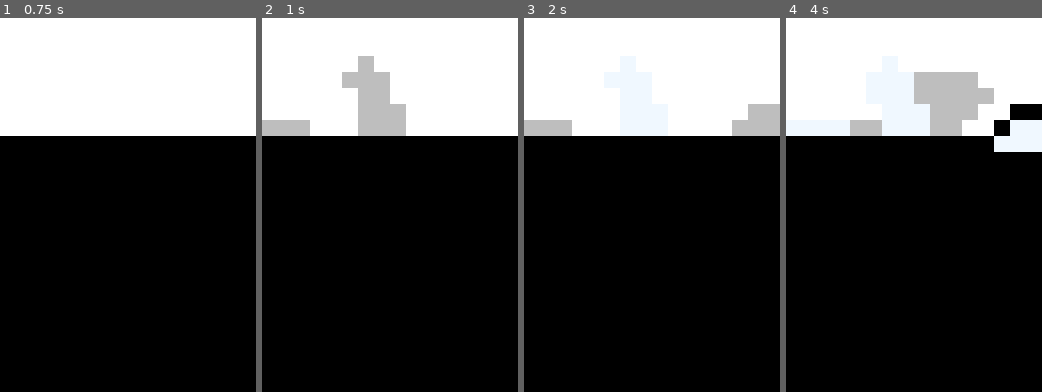
Above: before the commit, frames 1-4 (left to right).
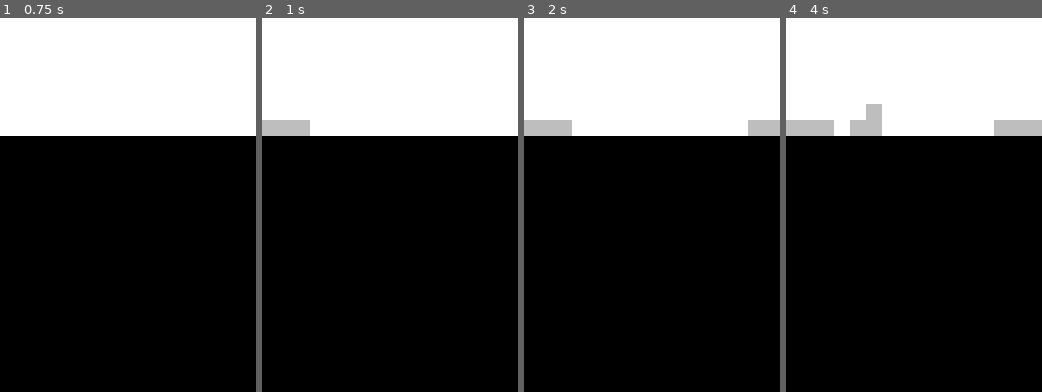
Above: after the commit, the same moments.

Repository: meisei4/bath
Game: Godot game, scene res://godot/Test/IndividualScenes/GlacierSimulation.tscn
Two runs of this game, one before a commit and one after it. Both use one fixed random seed, a clock stepped at 60 frames per second and the inputs below. The project has no main scene, so this scene is started directly.
Inputs (mouse positions are in pixels of both pictures, inside the frame that each line leads up to):
- Up to frame 1 (0.75 s): tap Enter at 0.5 s; move the mouse to (184, 182) at 0.52 s; hold D (right) from 0.53 s (still down)
- Up to frame 2 (1 s): keep holding D (right)
- Up to frame 3 (2 s): tap Space at 1.25 s; move the mouse to (600, 219) at 1.27 s; release D (right) at 1.28 s; hold S (down) from 1.28 s (still down)
- Up to frame 4 (4 s): move the mouse to (939, 115) at 2.02 s; release S (down) at 2.03 s; hold D (right) 2.03-2.78 s; tap Enter at 2.75 s; move the mouse to (901, 276) at 2.77 s; hold W (up) 2.78-3.53 s; tap Space at 3.5 s; move the mouse to (990, 257) at 3.52 s; hold A (left) from 3.53 s (still down)

Frame 1 is identical in both runs. In frame 2, 3.2% of the frame differs, in the area x 31-57%, y 10-32%; in frame 3, 0.8%; in frame 4, 7.0%, in the area x 0-100%, y 14-36%.

Commit message:
tiny fixes, clean up

Diff:
--- a/godot/Entities/Glacier/GlacierUtil.gd
+++ b/godot/Entities/Glacier/GlacierUtil.gd
@@ -155,7 +155,7 @@
 
 
 static func for_each_cell(
-    glacier_data: GlacierData, callback: Callable, reverse_y := false
+    glacier_data: GlacierData, callback: Callable, reverse_y: bool = false
 ) -> void:
     var glacier_dimensions: Vector2i = get_glacier_grid_dimensions(glacier_data)
     var y_range = range(glacier_dimensions.y)
@@ -163,5 +163,5 @@
         y_range = range(glacier_dimensions.y - 1, -1, -1)
     for y in y_range:
         for x in range(glacier_dimensions.x):
-            var cell_position := Vector2i(x, y)
+            var cell_position: Vector2i = Vector2i(x, y)
             callback.call(cell_position)
--- a/godot/Entities/Glacier/HydrofractureManager.gd
+++ b/godot/Entities/Glacier/HydrofractureManager.gd
@@ -3,9 +3,9 @@
 
 signal cell_fractured(cell_position: Vector2i)
 
-@export var maximum_fracture_depth: int = 5
-@export var fracture_propagation_probability: float = 0.4
-@export var maximum_new_fractures_per_cycle: int = 2
+@export var maximum_fracture_depth: int = 3
+@export var fracture_propagation_probability: float = 0.2
+@export var maximum_new_fractures_per_cycle: int = 1
 
 
 func run_hydrofracture_cycle(glacier_data: GlacierData) -> void:
--- a/godot/Entities/Glacier/IcebergManager.gd
+++ b/godot/Entities/Glacier/IcebergManager.gd
@@ -32,7 +32,7 @@
 func move_icebergs(glacier_data: GlacierData) -> void:
     GlacierUtil.for_each_cell(glacier_data, func(cell_position: Vector2i) -> void:
         if glacier_data.IS_AGED_AND_ICEBERG(cell_position):
-            var iceberg_cluster := GlacierUtil.collect_connected_glacier_cells(
+            var iceberg_cluster: Array[Vector2i] = GlacierUtil.collect_connected_glacier_cells(
                 glacier_data, cell_position, glacier_data.IS_AGED_AND_ICEBERG # TODO: figure out if this function predicate should ever be changed in the future for connectivity
                                                                                 # currently it just glues any adjacent icebergs together immediately -- kind of ugly near the end??
             )
@@ -40,14 +40,14 @@
                 update_cluster_position(glacier_data, iceberg_cluster, iceberg_cluster.duplicate())
             else:
                 for cell: Vector2i in iceberg_cluster:
-                    var cell_below := GlacierUtil.CELL_BELOW(cell)
+                    var cell_below: Vector2i = GlacierUtil.CELL_BELOW(cell)
                     handle_blocking_cell_below(glacier_data, cell_below)
     , true) # Reverse Y traversal
 
 func can_iceberg_cluster_move_down(
     glacier_data: GlacierData, iceberg_cluster: Array[Vector2i]
 ) -> bool:
-    var glacier_dimensions := GlacierUtil.get_glacier_grid_dimensions(glacier_data)
+    var glacier_dimensions: Vector2i = GlacierUtil.get_glacier_grid_dimensions(glacier_data)
     for cell_position: Vector2i in iceberg_cluster:
         var has_reached_bottom_of_screen: bool = cell_position.y >= glacier_dimensions.y
         if has_reached_bottom_of_screen:
